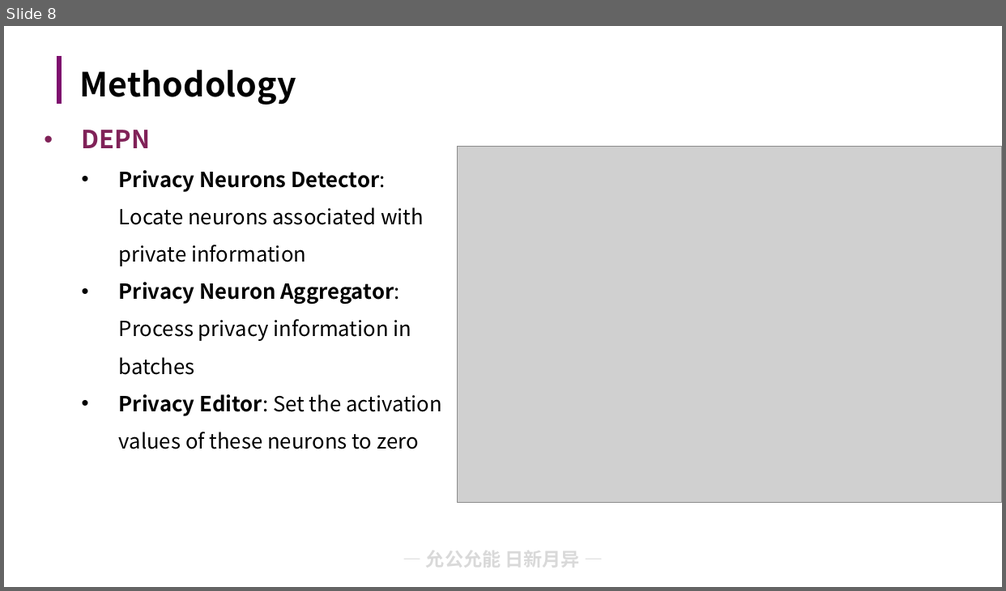
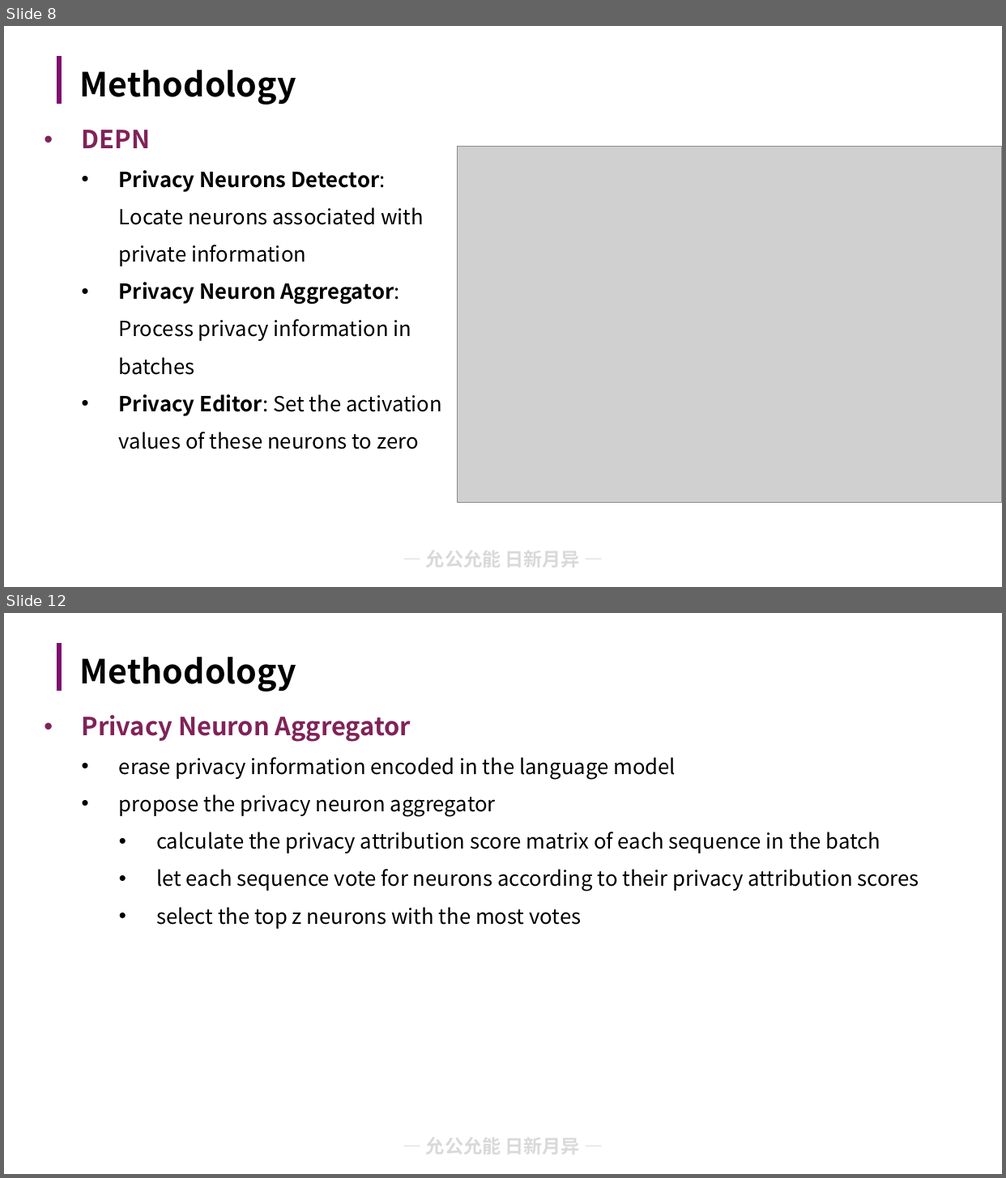
Before and after one commit to lxmliu2002/Data_Security, a slide deck: lab7/report/slides.pptx. Shown one above the other, each under a label of ours: slide 8 before the commit, slides 8 and 12 after it; the slides between them are not shown. The pictures are 1006x591 and 1006x1178 pixels, drawn with LibreOffice and Linux fonts; fonts in the diff are those of the drawing; grey boxes stand for pictures; background and template pictures are left out. Boxes give left, top, right and bottom in pixels: in the first picture for what was removed or moved away, otherwise in the second. Text is boxed around its words. In the diff, an @@ line names an element or a change of style, - is before the commit and + after.

```diff
--- a/lab7/report/slides.pptx
+++ b/lab7/report/slides.pptx
@@ slide 12 added at bbox=[4, 613, 1002, 1174], background #FFFFFF; not listed: 2 template elements that a slide beside it also shows @@
@@ title added at bbox=[80, 657, 296, 692], 32 pt, text #000000, bold @@
+Methodology
@@ text added at bbox=[82, 715, 919, 929], 20 pt, text #000000 @@
+• Privacy Neuron Aggregator
+  • erase privacy information encoded in the language model
+  • propose the privacy neuron aggregator
+    • calculate the privacy attribution score matrix of each sequence in the batch
+    • let each sequence vote for neurons according to their privacy attribution scores
+    • select the top z neurons with the most votes
```
Also in this commit, not shown: 2 slides changed, 7 other slides added, 2 slides removed.
